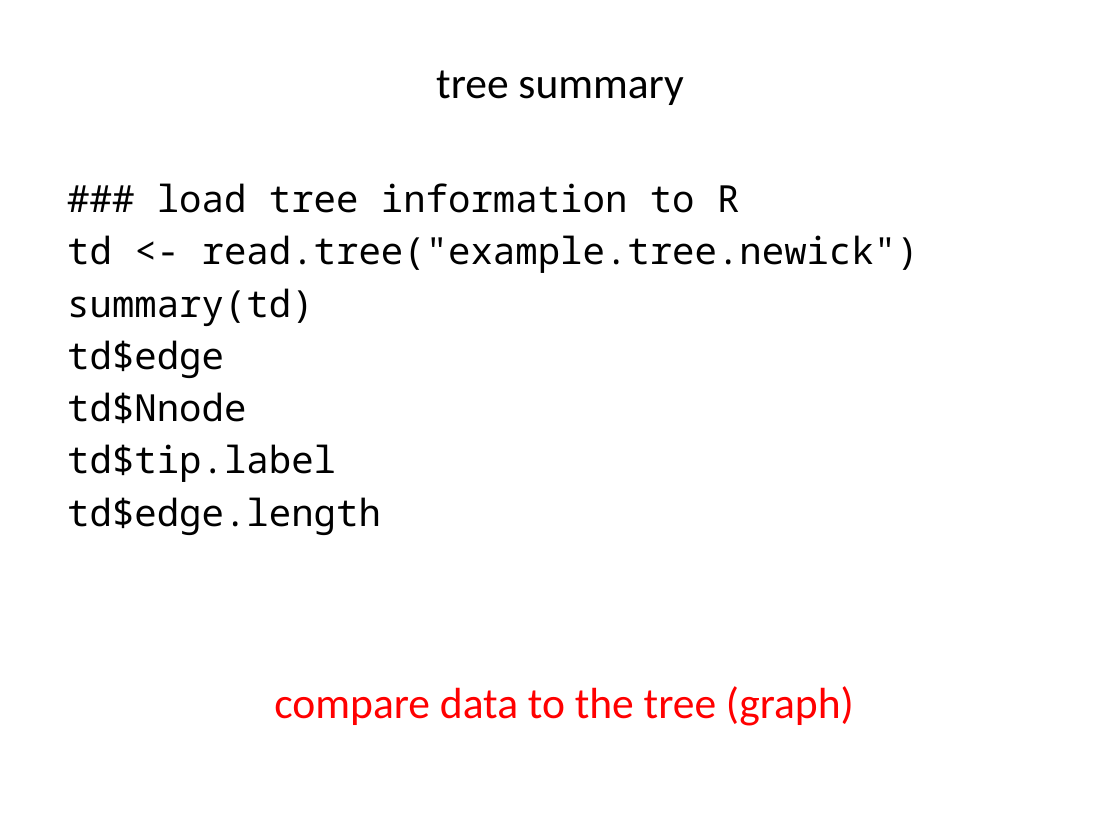
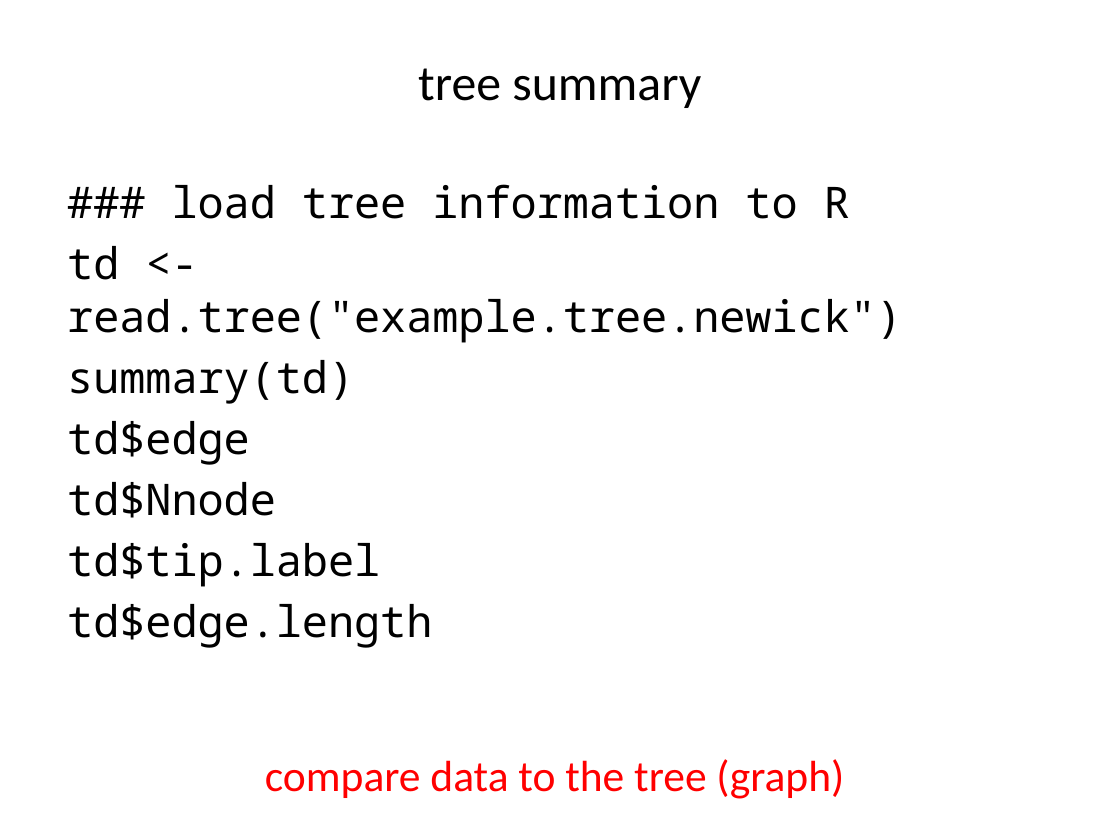
Before and after one commit to liu3zhenlab/teaching, a slide deck: slide 14 of PLPTH813Bioinformatis/2019/labs/lab08_phylogeny.pptx. Drawn at 1120x840 pixels with LibreOffice and Linux fonts; fonts in the diff are those of the drawing. Boxes give left, top, right and bottom in pixels: in the first picture for what was removed or moved away, otherwise in the second. Text is boxed around its words. In the diff, an @@ line names an element or a change of style, - is before the commit and + after.

Commit message:
tree

```diff
--- a/PLPTH813Bioinformatis/2019/labs/lab08_phylogeny.pptx
+++ b/PLPTH813Bioinformatis/2019/labs/lab08_phylogeny.pptx
@@ title "tree summary" at [418, 68, 701, 108]: size 28 to 32 pt @@
@@ text "### load tree information to ..." at [67, 184, 902, 648]: size 24 to 28 pt @@
@@ text "compare data to the tree ...": place and size @@
-text "compare data to the tree ..." at [274, 686, 854, 726]
+text "compare data to the tree ..." at [265, 759, 844, 799]
```
Also in this commit, not shown: 17 other slides changed, 4 other files.
